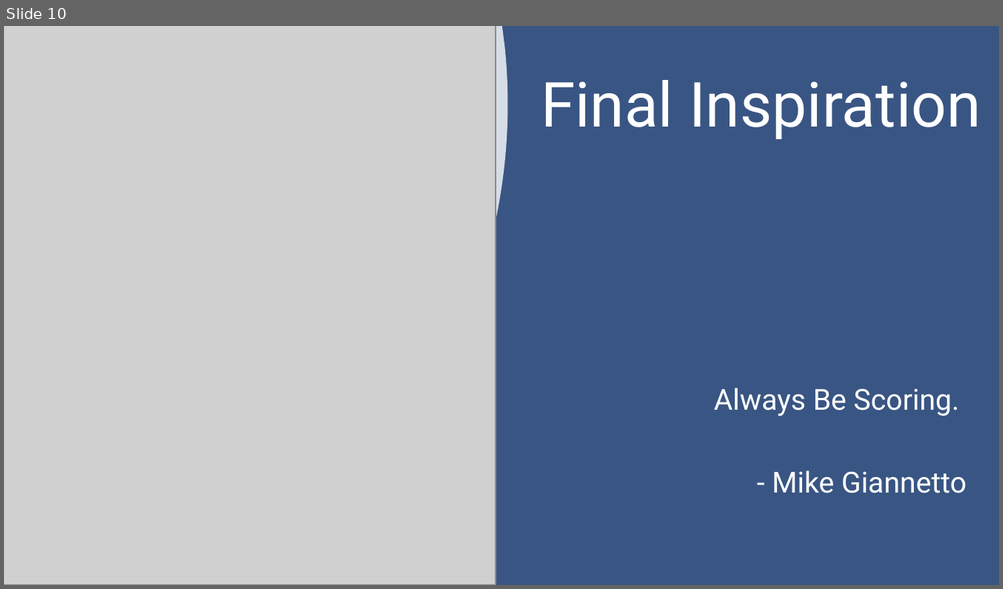
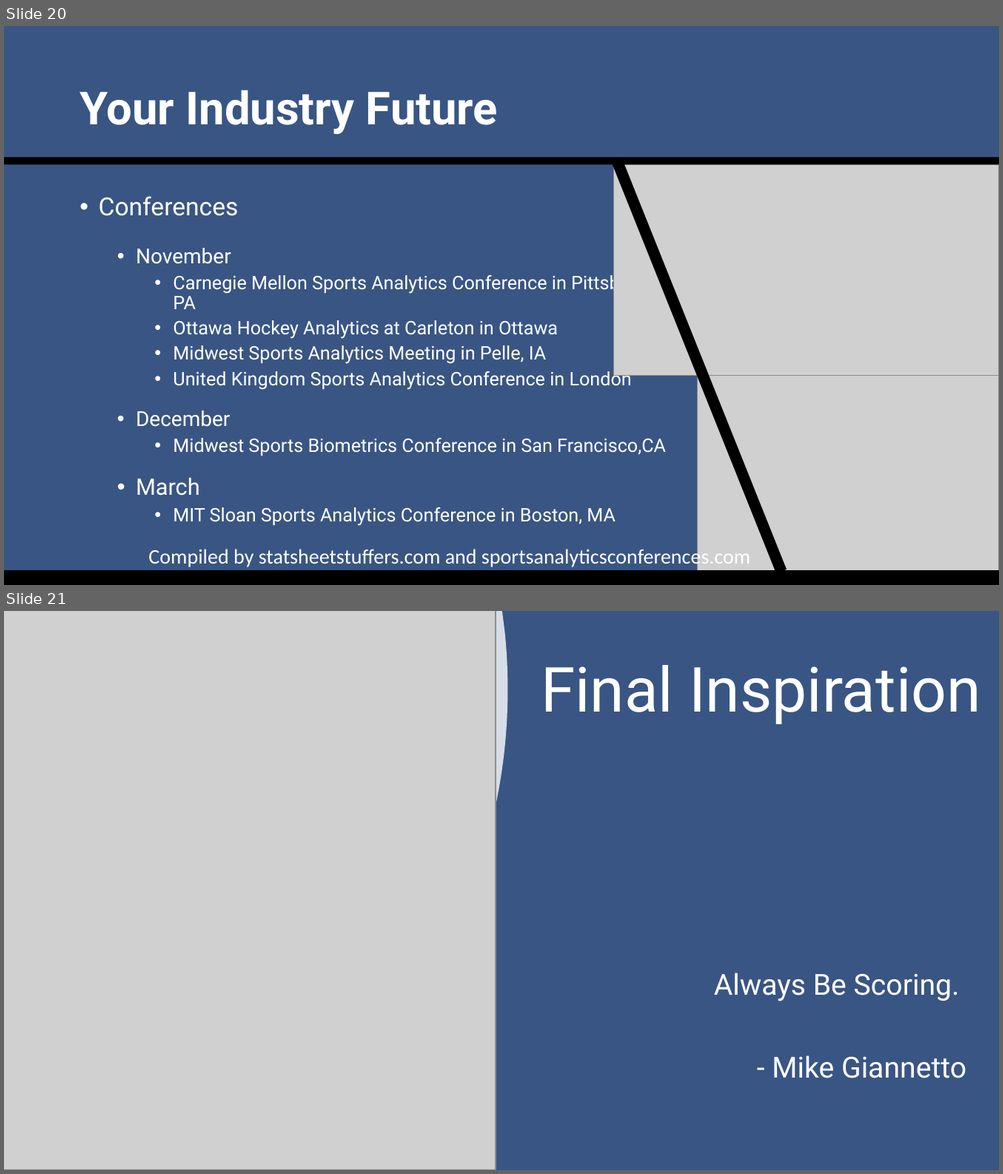
Before and after one commit to SuperMarioGiacomazzo/STOR390_WEBSITE, a slide deck: Slides/Sports Analytics 3/Sports_Analytics_3_Lecture.pptx. Shown one above the other, each under a label of ours: slide 10 before the commit, slides 20 and 21 after it. The pictures are 1003x589 and 1003x1174 pixels, drawn with LibreOffice and Linux fonts; fonts in the diff are those of the drawing; grey boxes stand for pictures. Boxes give left, top, right and bottom in pixels: in the first picture for what was removed or moved away, otherwise in the second. Text is boxed around its words. In the diff, an @@ line names an element or a change of style, - is before the commit and + after.

```diff
--- a/Slides/Sports Analytics 3/Sports_Analytics_3_Lecture.pptx
+++ b/Slides/Sports Analytics 3/Sports_Analytics_3_Lecture.pptx
@@ slide 20 added at (4,26,999,585), background #395583 @@
@@ title added at (79,90,498,134), 44 pt, text #FFFFFF, bold @@
+Your Industry Future
@@ rectangle added at (4,157,999,165), fill #000000 @@
@@ rectangle added at (611,157,786,574), fill #000000 @@
@@ picture added at (614,165,999,376) @@
@@ text added at (99,196,666,526), 18 pt, text #FFFFFF @@
+• Conferences
+  • November
+    • Carnegie Mellon Sports Analytics Conference in Pittsburgh, PA
+    • Ottawa Hockey Analytics at Carleton in Ottawa
+    • Midwest Sports Analytics Meeting in Pelle, IA
+    • United Kingdom Sports Analytics Conference in London
+  • December
+    • Midwest Sports Biometrics Conference in San Francisco,CA
+  • March
+    • MIT Sloan Sports Analytics Conference in Boston, MA
@@ picture added at (697,375,999,585) @@
@@ text added at (148,547,750,569), 20 pt, text #FFFFFF @@
+Compiled by statsheetstuffers.com and sportsanalyticsconferences.com
@@ rectangle added at (4,571,999,585), fill #000000 @@
@@ what was slide 10 is now slide 21 @@
```
Also in this commit, not shown: 5 slides changed, 13 other slides added, 3 slides removed, 3 other files.
